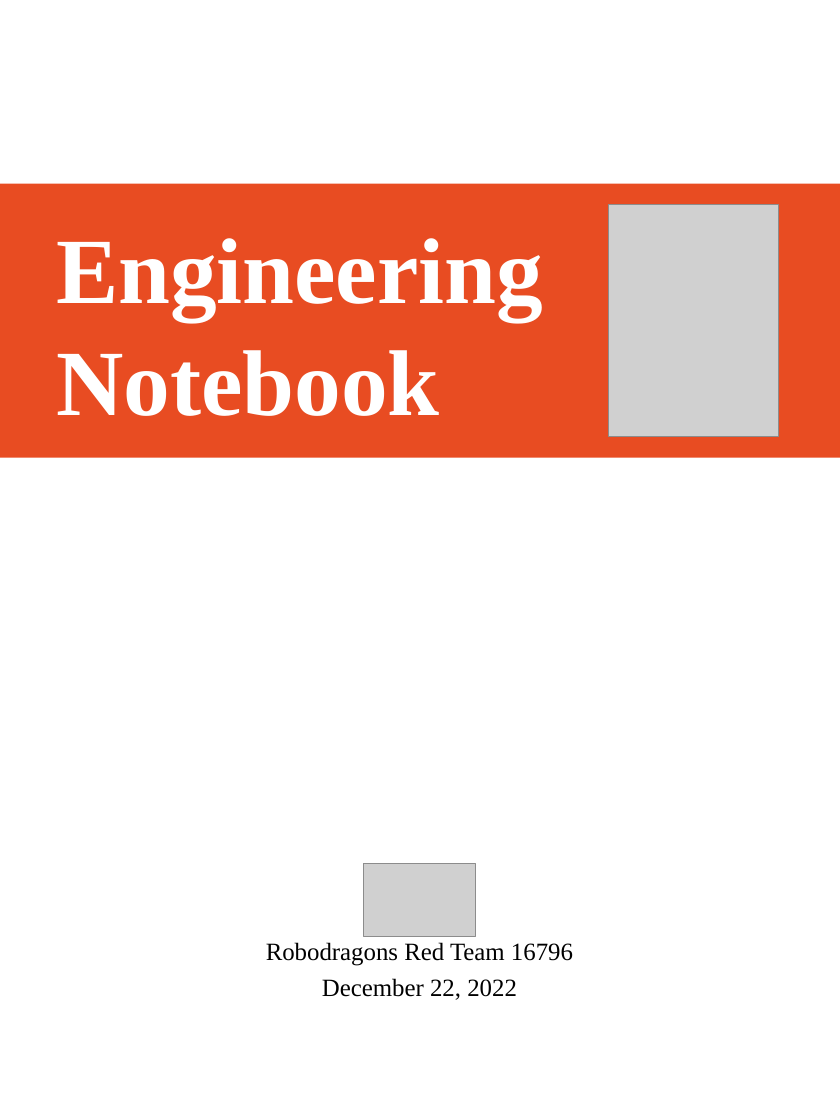
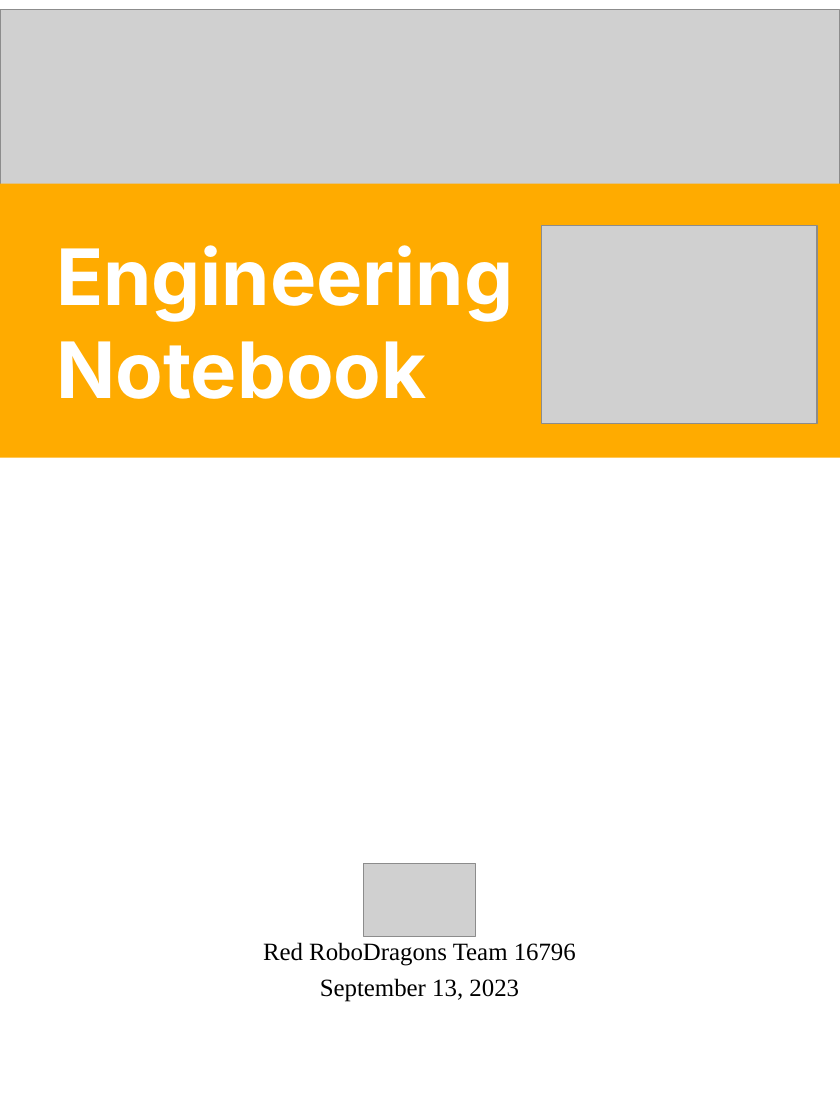
Before and after one commit to 16796redrobos/16796-Logbook, a slide deck: slide 1 of design/logbook.pptx. Drawn at 840x1120 pixels with LibreOffice and Linux fonts; fonts in the diff are those of the drawing; grey boxes stand for pictures. Boxes give left, top, right and bottom in pixels: in the first picture for what was removed or moved away, otherwise in the second. Text is boxed around its words. In the diff, an @@ line names an element or a change of style, - is before the commit and + after.

```diff
--- a/design/logbook.pptx
+++ b/design/logbook.pptx
@@ picture added at (0,9,840,193) @@
@@ rectangle at (0,184,840,458): fill #E84C22 to #FFAB00 @@
@@ text "Engineering Notebook": place and size @@
-text "Engineering Notebook" at (56,238,543,416)
+text "Engineering Notebook" at (56,245,513,399)
@@ text "Engineering Notebook" at (56,245,513,399): size 60 to 50 pt, font Times New Roman to Inter; vertical alignment top to middle @@
@@ picture: place and size @@
-picture at (608,205,777,437)
+picture at (541,225,816,423)
@@ text at (263,942,576,1002): text changed @@
-Robodragons Red Team 16796
-December 22, 2022
+Red RoboDragons Team 16796
+September 13, 2023
```
Also in this commit, not shown: 2 slides removed, 13 other files.
